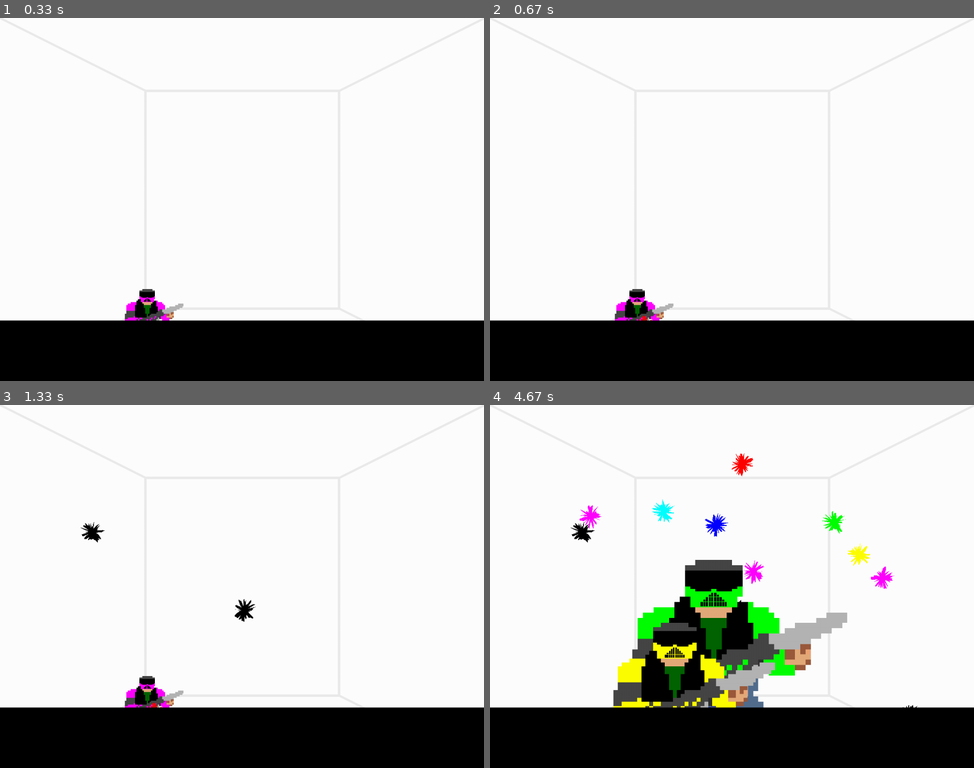
Above: before the commit, frames 1-4 (two rows, left to right).
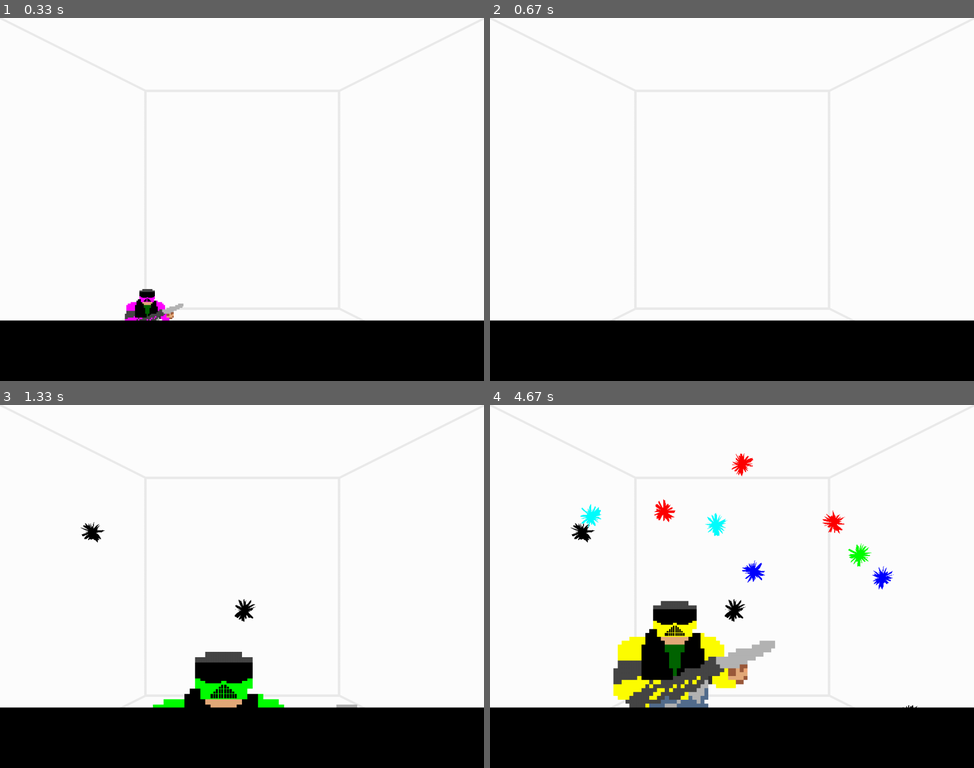
Above: after the commit, the same moments.

Repository: realpatato/pygame-paintball
Game: pygame game, started from main.py
Two runs of this game, one before a commit and one after it. Both use one fixed random seed, a clock stepped at 60 frames per second and the inputs below.
Inputs (mouse positions are in pixels of both pictures, inside the frame that each line leads up to):
- Up to frame 1 (0.33 s): no input
- Up to frame 2 (0.67 s): click (644, 326) at 0.38 s
- Up to frame 3 (1.33 s): click (242, 608) at 0.72 s; click (91, 532) at 1.05 s
- Up to frame 4 (4.67 s): click (911, 713) at 1.38 s; click (741, 463) at 1.72 s; click (707, 680) at 2.05 s; click (717, 524) at 2.38 s; click (664, 510) at 2.72 s; click (857, 553) at 3.05 s; click (882, 579) at 3.38 s; click (833, 521) at 3.72 s; click (591, 517) at 4.05 s; click (751, 571) at 4.38 s

Frame 1 is identical in both runs. In frame 2, 0.6% of the frame differs, in the area x 25-38%, y 74-84%; in frame 3, 2.8%; in frame 4, 12%, in the area x 18-84%, y 25-84%.

Commit message:
updated how enemies spawn and score value goes up

Diff:
--- a/main.py
+++ b/main.py
@@ -55,7 +55,21 @@
 background = bg.Background(WHITE)
 
 #timer variable (starts at 179 so an enemy is instantly created)
-timer = 119
+timer = 0
+#timer variable to control if timer should count down
+do_timer = True
+
+#variable to hold score
+score = 0
+
+''' FUNCTIONS '''
+def spawn_enemy():
+    #gets a random scale multiplier
+    rand_scale_mult = random.random() + 0.25
+    #basically changes the color and scale of the enemy
+    enemies.append(enemy.Enemy(colors[random.randint(1, len(colors) - 1)], rand_scale_mult, random.randint(0, 750), 650))
+    #adds the enemy to the list to be drawn
+    draw_objects.append(enemies[len(enemies) - 1])
 
 ''' GAME LOOP SET UP '''
 #clock to manage the frame rate
@@ -64,25 +78,25 @@
 #variable to control if the game loop is running or not
 keep_playing = True
 
+#spawn an enemy before starting
+spawn_enemy()
+
 ''' GAME LOOP '''
 #the loop itself, checks if the loop is supposed to be going
 while keep_playing:
-    #advance the timer
-    timer += 1
-    #checks if its been ~2 seconds
-    if timer == 120:
-        #gets a random scale multiplier
-        rand_scale_mult = random.random() + 0.25
-        #checks if there are 4 or more enemies
-        if len(enemies) > 3:
-            #sets spawning to false to make the enemy go down
-            enemies[0]._spawning = False
-        #basically changes the color and scale of the enemy
-        enemies.append(enemy.Enemy(colors[random.randint(1, len(colors) - 1)], rand_scale_mult, random.randint(0, 750), 650))
-        #adds the enemy to the list to be drawn
-        draw_objects.append(enemies[len(enemies) - 1])
-        #resets timer
+    #checks if it SHOULD advance the timer
+    if do_timer:
+        #advance the timer
+        timer += 1
+
+    #checks if its been ~3 seconds
+    if timer == 160:
+        #makes the enemy despawn
+        enemies[0]._spawning = False
+        #resets the timer
         timer = 0
+        #pauses the timer
+        do_timer = False
 
     #checking for any events (quitting, clicking, key press)
     for event in pygame.event.get():
@@ -107,6 +121,14 @@
                         splats.append(splat.Splat(colors[random.randint(0, len(colors) - 1)], mouse_pos))
                         #adds the object to the enemies list of connected splats
                         enemy_object._connected_splats.append(splats[len(splats) - 1])
+                        #makes enemy go away after they get shot
+                        enemy_object._spawning = False
+                        #adds points to the score based on how long it took for you to click
+                        score  += (160 - timer) * 20
+                        #sets timer to 0
+                        timer = 0
+                        #pauses the timer
+                        do_timer = False
                         #breaks out of the loop since an enemy has already been found
                         break
                     else:
@@ -144,6 +166,10 @@
                 enemies.remove(enemy_object)
                 #remove the enemy from the draw list too
                 draw_objects.remove(enemy_object)
+                #spawns a new enemy since the old one is gone
+                spawn_enemy()
+                #unpause the timer once the enemy has been spawned in
+                do_timer = True
                 #iterates over the splats connected to the enemy
                 for splat_object in enemy_object._connected_splats:
                     #removes it from the splats list
